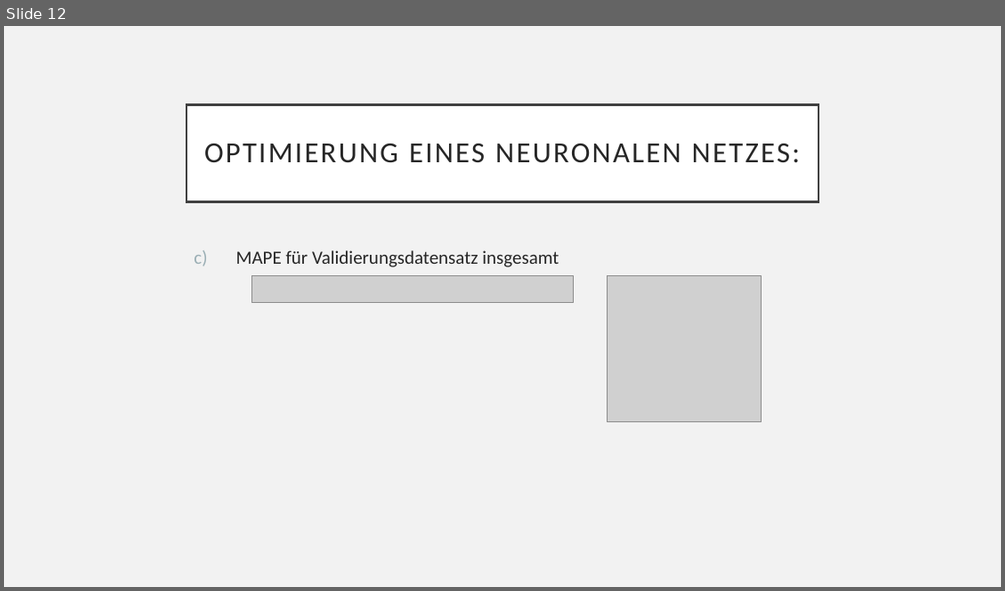
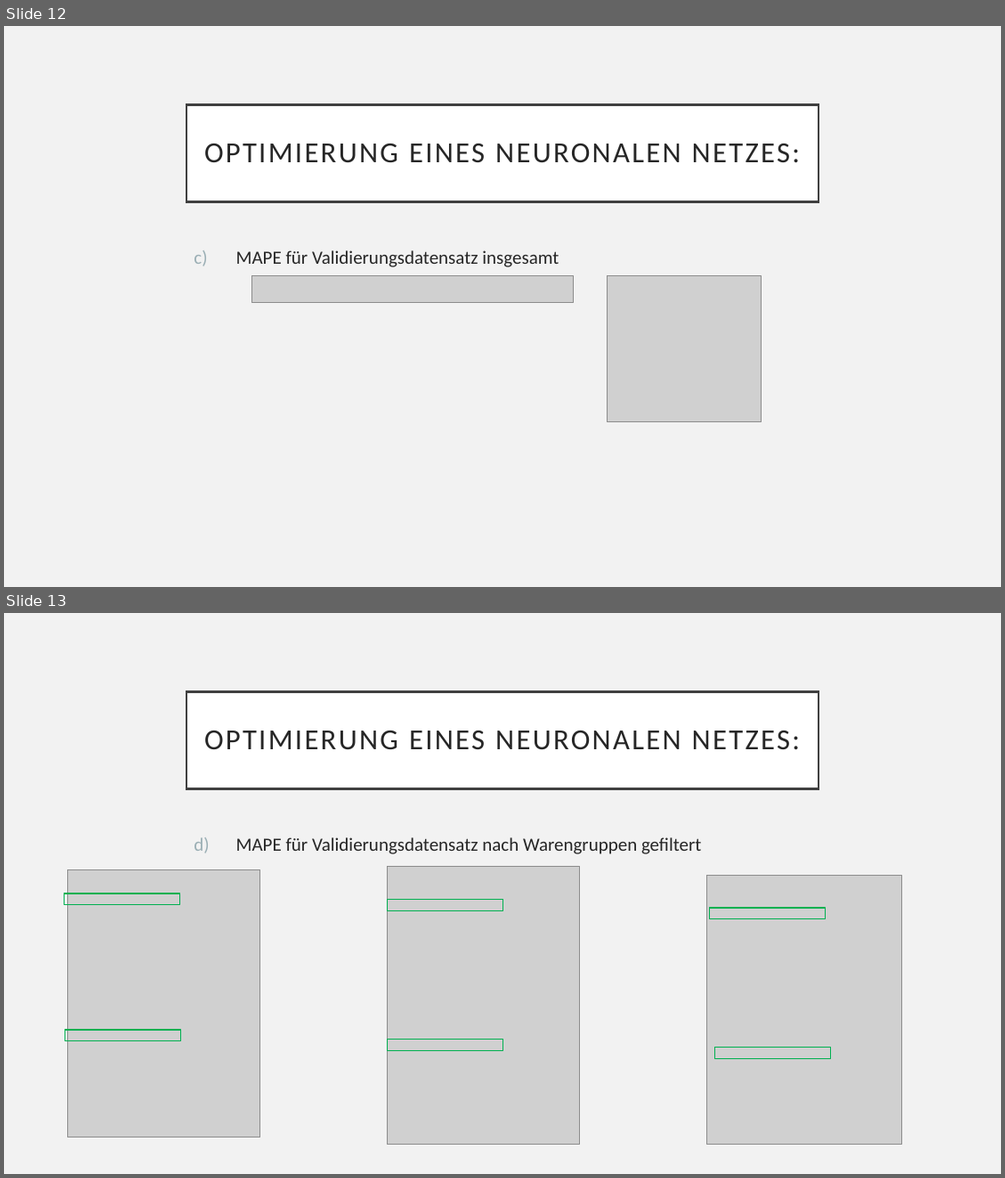
Before and after one commit to Tasinger/gruppe-2-projekt, a slide deck: 4_Presentation/Präsentation Gruppe 2.pptx. Shown one above the other, each under a label of ours: slide 12 before the commit, slides 12 and 13 after it. The pictures are 1005x591 and 1005x1178 pixels, drawn with LibreOffice and Linux fonts; fonts in the diff are those of the drawing; grey boxes stand for pictures. Boxes give left, top, right and bottom in pixels: in the first picture for what was removed or moved away, otherwise in the second. Text is boxed around its words. In the diff, an @@ line names an element or a change of style, - is before the commit and + after.

```diff
--- a/4_Presentation/Präsentation Gruppe 2.pptx
+++ b/4_Presentation/Präsentation Gruppe 2.pptx
@@ slide 13 added at [4,613,1001,1174], background #F2F2F2 @@
@@ title added at [186,691,818,788], fill #FFFFFF, outline #404040 2.5 pt, 28 pt, text #262626 @@
+OPTIMIERUNG EINES NEURONALEN NETZES:
@@ text added at [236,837,701,854], 18 pt, text #262626 @@
+d) MAPE für Validierungsdatensatz nach Warengruppen gefiltert
@@ picture added at [67,869,259,1137] @@
@@ picture added at [387,867,579,1144] @@
@@ picture added at [707,875,901,1143] @@
@@ rectangle added at [64,893,179,905], outline #00B050 1 pt @@
@@ rectangle added at [387,900,502,910], outline #00B050 1 pt @@
@@ rectangle added at [710,908,825,919], outline #00B050 1 pt @@
@@ rectangle added at [65,1030,181,1041], outline #00B050 1 pt @@
@@ rectangle added at [387,1039,502,1051], outline #00B050 1 pt @@
@@ rectangle added at [714,1047,830,1059], outline #00B050 1 pt @@
```
Also in this commit, not shown: 1 slide changed.
